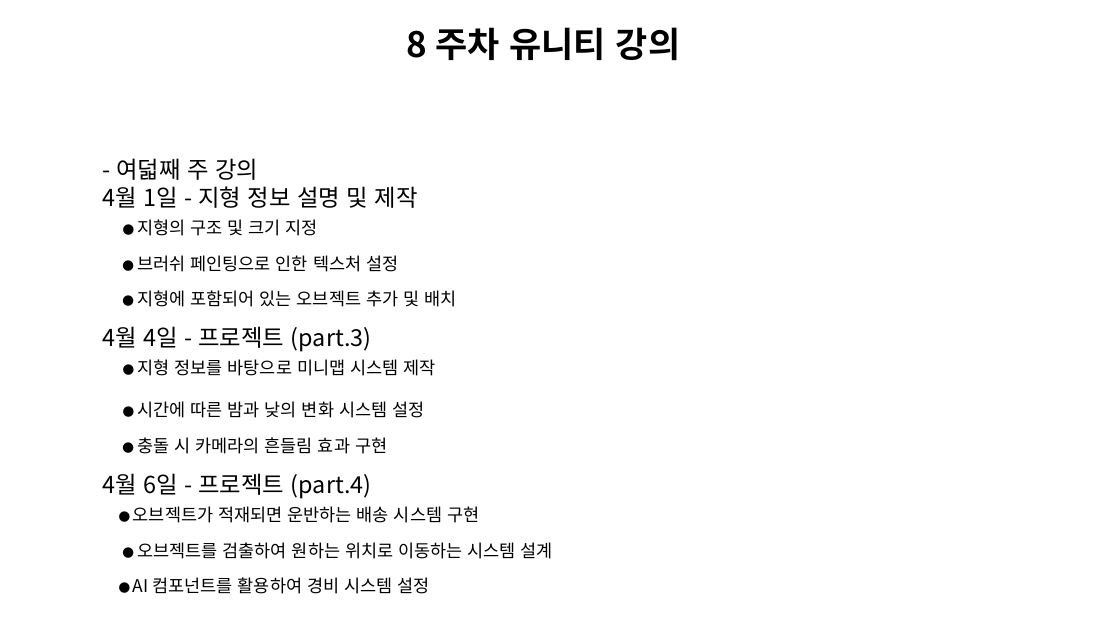
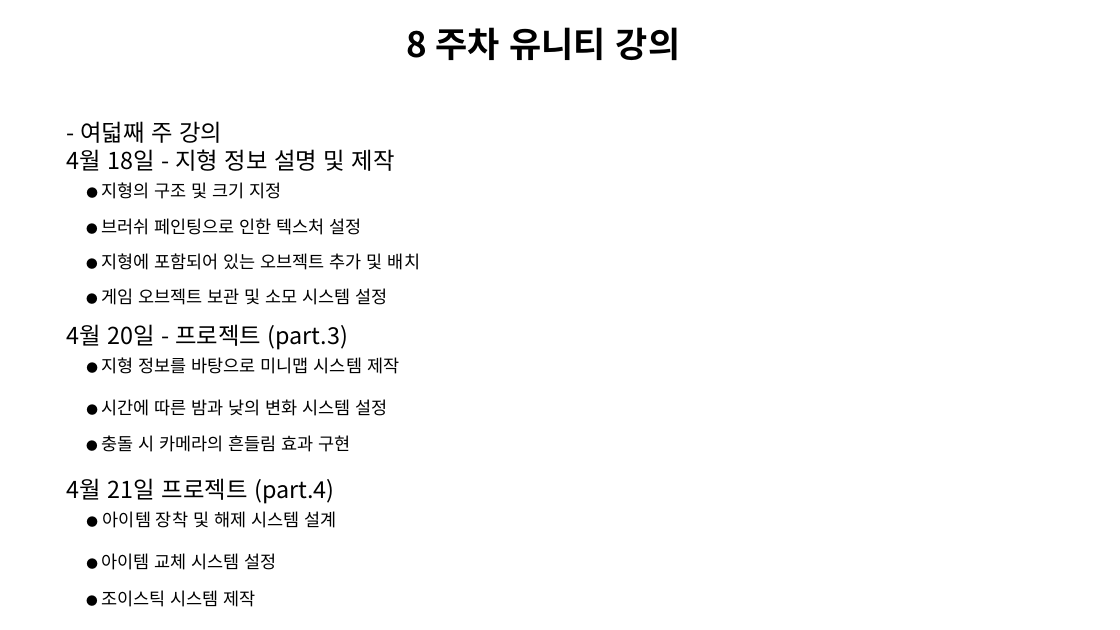
Before and after one commit to Unity2033/3D-UnityEngine, a slide deck: slide 9 of Assets/Curriculum/창신inc유니티 커리큘럼.pptx. Drawn at 1120x630 pixels with LibreOffice and Linux fonts; fonts in the diff are those of the drawing; background and template pictures are left out. Boxes give left, top, right and bottom in pixels: in the first picture for what was removed or moved away, otherwise in the second. Text is boxed around its words. In the diff, an @@ line names an element or a change of style, - is before the commit and + after.

```diff
--- a/Assets/Curriculum/창신inc유니티 커리큘럼.pptx
+++ b/Assets/Curriculum/창신inc유니티 커리큘럼.pptx
@@ text "- 여덟째 주 강의": place and size @@
-text "- 여덟째 주 강의" at (103,158,553,594)
+text "- 여덟째 주 강의" at (67,121,420,607)
@@ text at (67,149,395,171): text changed @@
-4월 1일 - 지형 정보 설명 및 제작
+4월 18일 - 지형 정보 설명 및 제작
@@ text at (67,288,388,350): text changed @@
-4월 4일 - 프로젝트 (part.3)
+● 게임 오브젝트 보관 및 소모 시스템 설정
+4월 20일 - 프로젝트 (part.3)
@@ text at (67,478,336,607): text changed @@
-4월 6일 - 프로젝트 (part.4)
-● 오브젝트가 적재되면 운반하는 배송 시스템 구현
-● 오브젝트를 검출하여 원하는 위치로 이동하는 시스템 설계
-● AI 컴포넌트를 활용하여 경비 시스템 설정
+4월 21일 프로젝트 (part.4)
+● 아이템 장착 및 해제 시스템 설계
+● 아이템 교체 시스템 설정
+● 조이스틱 시스템 제작
```
Also in this commit, not shown: 7 other slides changed, 1 slide removed, 56 other files.
